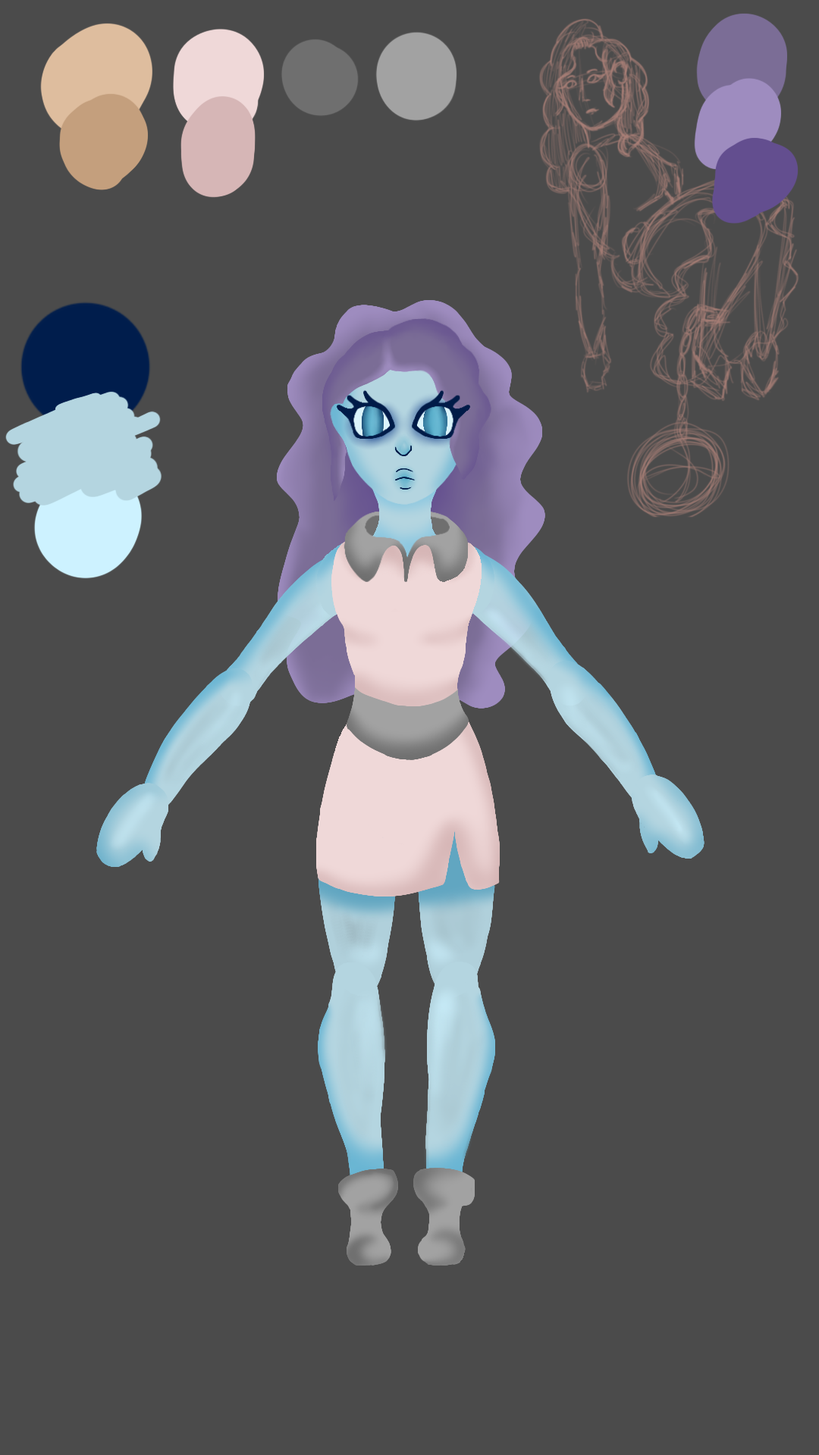
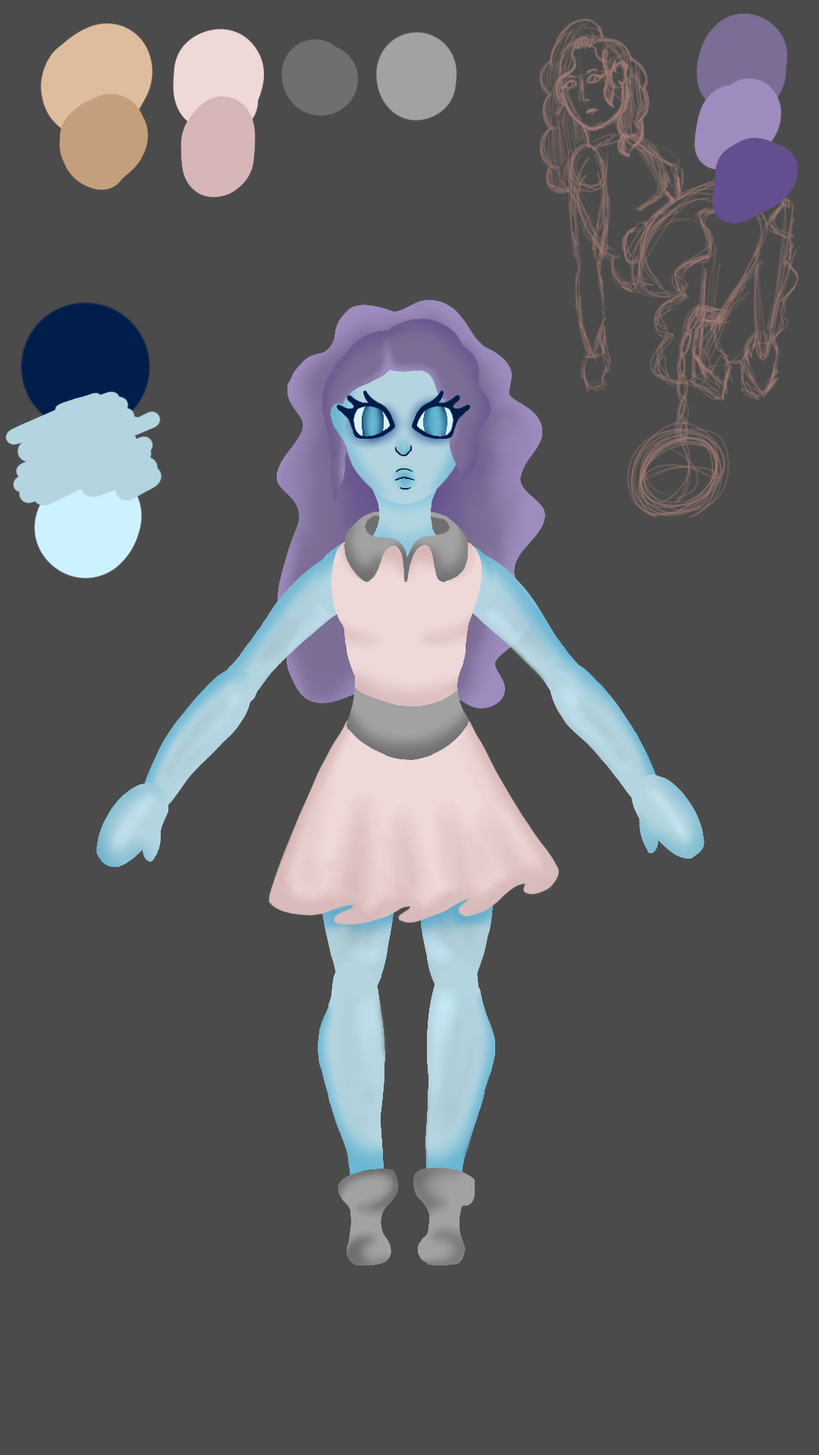
The second 819 × 1455 image is a revision of the first. Changes to its layers:
added layer "Camada 1" in group "pelvis" over <box>288,732,545,921</box>
painted on "Layer 54" over <box>267,719,560,938</box>
painted on "Layer 53" over <box>267,719,560,926</box>
painted on "Layer 11" over <box>267,855,483,938</box>
painted on "Layer 7" over <box>360,860,533,938</box>
